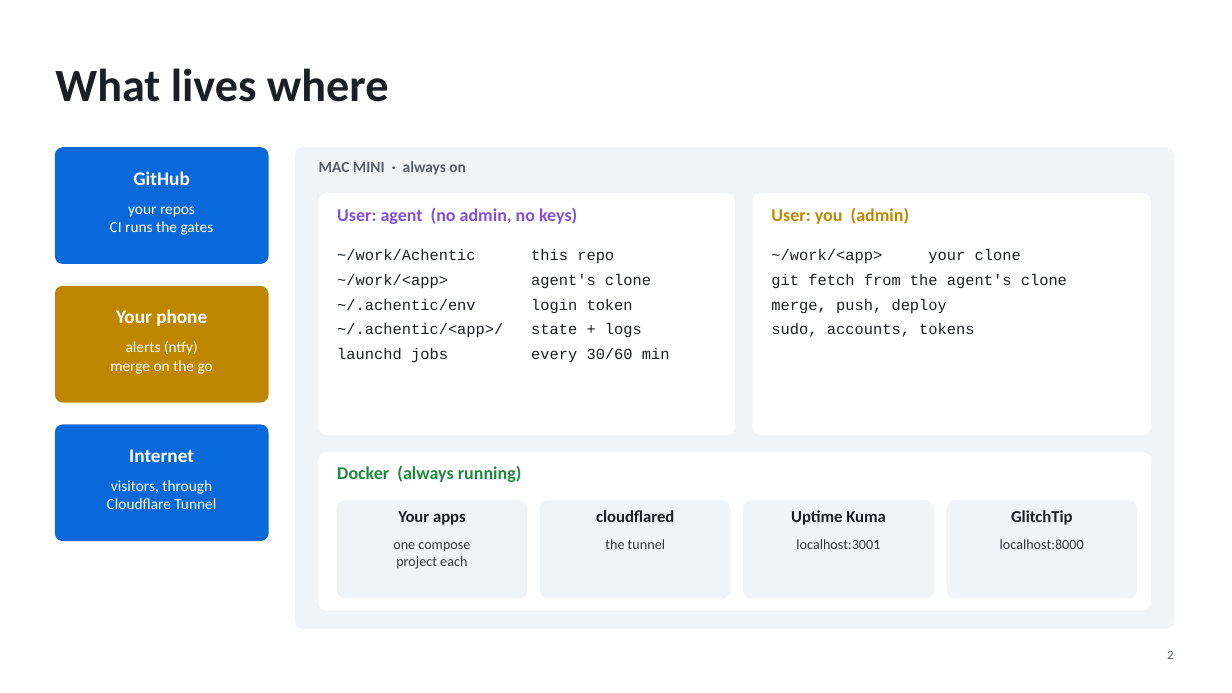
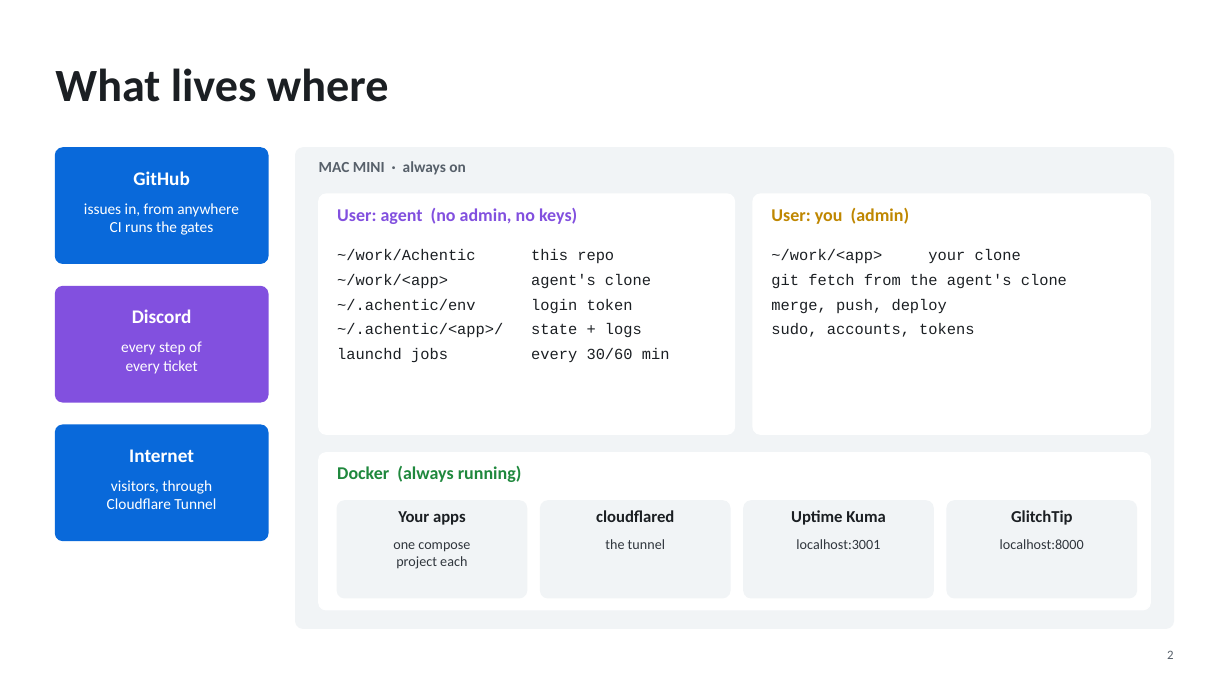
Before and after one commit to Chenophobia/Achentic, a slide deck: slide 2 of Deploy on Mac mini.pptx. Drawn at 1232x693 pixels with LibreOffice and Linux fonts; fonts in the diff are those of the drawing. Boxes give left, top, right and bottom in pixels: in the first picture for what was removed or moved away, otherwise in the second. Text is boxed around its words. In the diff, an @@ line names an element or a change of style, - is before the commit and + after.

```diff
--- a/Deploy on Mac mini.pptx
+++ b/Deploy on Mac mini.pptx
@@ text at box(84, 203, 239, 217): text changed @@
-your repos
+issues in, from anywhere
@@ rounded rectangle at box(55, 287, 268, 402): fill #BF8700 to #8250DF; outline #BF8700 1 pt to #8250DF 1 pt @@
@@ text at box(132, 309, 192, 323): text changed @@
-Your phone
+Discord
@@ text at box(121, 341, 202, 374): text changed @@
-alerts (ntfy)
-merge on the go
+every step of
+every ticket
```
Also in this commit, not shown: 3 other slides changed, 29 other files.
